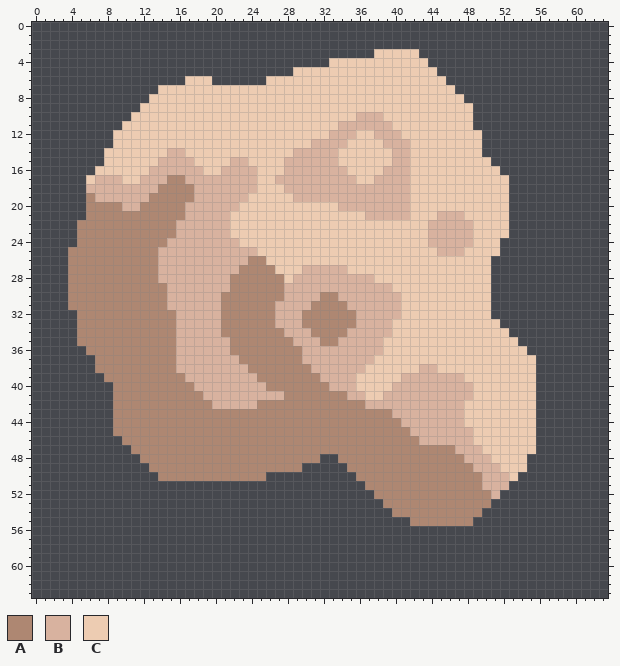
Pixel-art sprite: main/assets-raw/sprites/blocks/environment/walls/feldspar-outcrop1.png. The picture above was drawn from the file before the commit.
The file is 64x64 pixels.
Palette (. is transparent): A #ae8772  B #d8b29f  C #edccb2
Pixels before (only the part around the change), first column x 0:
 0 ................................................................
 1 ................................................................
 2 ................................................................
 3 ......................................CCCCC.....................
 4 .................................CCCCCCCCCCC....................
 5 .............................CCCCCCCCCCCCCCCC...................
 6 .................CCC......CCCCCCCCCCCCCCCCCCCC..................
 7 ..............CCCCCCCCCCCCCCCCCCCCCCCCCCCCCCCCC.................
 8 .............CCCCCCCCCCCCCCCCCCCCCCCCCCCCCCCCCCC................
 9 ............CCCCCCCCCCCCCCCCCCCCCCCCCCCCCCCCCCCCC...............
10 ...........CCCCCCCCCCCCCCCCCCCCCCCCCBBBCCCCCCCCCC...............
11 ..........CCCCCCCCCCCCCCCCCCCCCCCCBBBBBBCCCCCCCCC...............
12 .........CCCCCCCCCCCCCCCCCCCCCCCCBBBCCBBBCCCCCCCCC..............
13 .........CCCCCCCCCCCCCCCCCCCCCCBBBBCCCCBBBCCCCCCCC..............
14 ........CCCCCCCBBCCCCCCCCCCCCBBBBBCCCCCCBBCCCCCCCC..............
15 ........CCCCCCBBBBCCCCBBCCCCBBBBBBCCCCCCBBCCCCCCCCC.............
16 .......CCCCCCBBBBBBCCBBBBCCCBBBBBBBCCCCBBBCCCCCCCCCC............
17 ......CBBBCCBBBAABBBBBBBBCCBBBBBBBBBCCBBBBCCCCCCCCCCC...........
18 ......BBBBBBBBAAAABBBBBBBCCCBBBBBBBBBBBBBBCCCCCCCCCCC...........
19 ......ABBBBBBAAAAABBBBBBCCCCCBBBBBBBBBBBBBCCCCCCCCCCC...........
20 ......AAAABBAAAAABBBBBBCCCCCCCCCCCBBBBBBBBCCCCCCCCCCC...........
21 ......AAAAAAAAAAABBBBBCCCCCCCCCCCCCCCBBBBBCCCBBBCCCCC...........
22 .....AAAAAAAAAAABBBBBBCCCCCCCCCCCCCCCCCCCCCCBBBBBCCCC...........
23 .....AAAAAAAAAAABBBBBBCCCCCCCCCCCCCCCCCCCCCCBBBBBCCCC...........
24 .....AAAAAAAAAABBBBBBBBCCCCCCCCCCCCCCCCCCCCCBBBBBCCC............
25 ....AAAAAAAAAABBBBBBBBBBBCCCCCCCCCCCCCCCCCCCCBBBCCCC............
26 ....AAAAAAAAAABBBBBBBBBBAACCCCCCCCCCCCCCCCCCCCCCCCC.............
27 ....AAAAAAAAAABBBBBBBBBAAAACCCBBBBBCCCCCCCCCCCCCCCC.............
28 ....AAAAAAAAAABBBBBBBBAAAAAACBBBBBBBBBCCCCCCCCCCCCC.............
29 ....AAAAAAAAAAABBBBBBBAAAAAABBBBBBBBBBBBCCCCCCCCCCC.............
30 ....AAAAAAAAAAABBBBBBAAAAAAABBBBAABBBBBBBCCCCCCCCCC.............
31 ....AAAAAAAAAAABBBBBBAAAAAABBBBAAAABBBBBBCCCCCCCCCC.............
32 .....AAAAAAAAAAABBBBBAAAAAABBBAAAAAABBBBBCCCCCCCCCC.............
33 .....AAAAAAAAAAABBBBBAAAAAABBBAAAAAABBBBCCCCCCCCCCCC............
34 .....AAAAAAAAAAABBBBBAAAAAAABBBAAAABBBBBCCCCCCCCCCCCC...........
35 .....AAAAAAAAAAABBBBBBAAAAAAABBBAABBBBBCCCCCCCCCCCCCCC..........
36 ......AAAAAAAAAABBBBBBAAAAAAAABBBBBBBBBCCCCCCCCCCCCCCCC.........
37 .......AAAAAAAAABBBBBBBAAAAAAABBBBBBBBCCCCCCCCCCCCCCCCCC........
38 .......AAAAAAAAABBBBBBBBAAAAAAABBBBBBCCCCCCBBCCCCCCCCCCC........
39 ........AAAAAAAAABBBBBBBBAAAAAAABBBBCCCCCBBBBBBBCCCCCCCC........
40 .........AAAAAAAAABBBBBBBBAAAAAAABBBCCCCBBBBBBBBBCCCCCCC........
41 .........AAAAAAAAAABBBBBBBBBAAAAAAABBCCBBBBBBBBBBCCCCCCC........
42 .........AAAAAAAAAAABBBBBAAAAAAAAAAAABBBBBBBBBBBCCCCCCCC........
43 .........AAAAAAAAAAAAAAAAAAAAAAAAAAAAAAABBBBBBBBCCCCCCCC........
44 .........AAAAAAAAAAAAAAAAAAAAAAAAAAAAAAAABBBBBBBCCCCCCCC........
45 .........AAAAAAAAAAAAAAAAAAAAAAAAAAAAAAAAABBBBBBBCCCCCCC........
46 ..........AAAAAAAAAAAAAAAAAAAAAAAAAAAAAAAAABBBBBBCCCCCCC........
47 ...........AAAAAAAAAAAAAAAAAAAAAAAAAAAAAAAAAAAABBBCCCCCC........
48 ............AAAAAAAAAAAAAAAAAAAA..AAAAAAAAAAAAAABBBCCCC.........
49 .............AAAAAAAAAAAAAAAAA.....AAAAAAAAAAAAAABBBCCC.........
50 ..............AAAAAAAAAAAA..........AAAAAAAAAAAAAABBBC..........
51 .....................................AAAAAAAAAAAAABBB...........
52 ......................................AAAAAAAAAAAAAB............
53 .......................................AAAAAAAAAAAA.............
54 ........................................AAAAAAAAAA..............
55 ..........................................AAAAAAA...............
56 ................................................................
57 ................................................................
58 ................................................................
59 ................................................................
60 ................................................................
61 ................................................................
62 ................................................................
63 ................................................................
And afterwards:
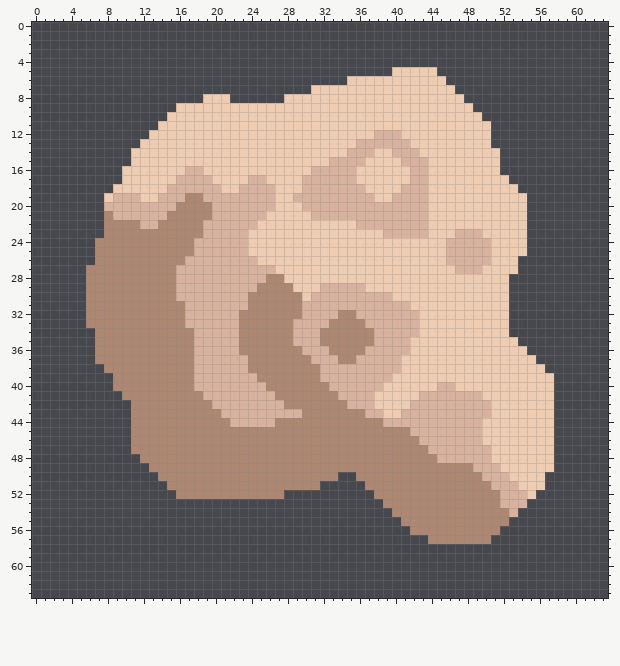
Commit: cuprite chunk shadows and feldspar outcrop
Edits made:
y 3: x 38..42 CCCCC -> .....
y 4: x 33..43 CCCCCCCCCCC -> ...........
y 5: x 29..39 CCCCCCCCCCC -> ...........
y 6: x 17..19 CCC -> ...; x 26..34 CCCCCCCCC -> .........
y 7: x 14..30 CCCCCCCCCCCCCCCCC -> .................
y 8: x 13..18 CCCCCC -> ......; x 22..27 CCCCCC -> ......
y 9: x 12..15 CCCC -> ....
y 10: x 11..14 CCCC -> ....; x 36..38 BBB -> CCC; x 49 . -> C
y 11: x 10..13 CCCC -> ....; x 34..39 BBBBBB -> CCCCCC; x 49..50 .. -> CC
y 12: x 9..12 CCCC -> ....; x 33..35 BBB -> CCC; x 50 . -> C
y 13: x 9..11 CCC -> ...; x 31..34 BBBB -> CCCC; x 36..38 CCC -> BBB; x 50 . -> C
y 14: x 8..10 CCC -> ...; x 15..16 BB -> CC; x 29..33 BBBBB -> CCCCC; x 35..37 CCC -> BBB; x 42 C -> B; x 50..51 .. -> CC
y 15: x 8..10 CCC -> ...; x 14..17 BBBB -> CCCC; x 22..23 BB -> CC; x 28..32 BBBBB -> CCCCC; x 34..36 CCC -> BBB; x 40 B -> C; x 42..43 CC -> BB; x 51 . -> C
y 16: x 7..9 CCC -> ...; x 13..16 BBBB -> CCCC; x 21..24 BBBB -> CCCC; x 28..30 BBB -> CCC; x 35 C -> B; x 39..43 BBBCC -> CCCBB
y 17: x 6..9 CBBB -> ....; x 12..16 BBBAA -> CCCCB; x 20..23 BBBB -> CCCC; x 25 C -> B; x 27..29 BBB -> CCC; x 38..43 BBBBCC -> CCCCBB
y 18: x 6..17 BBBBBBBBAAAA -> ...CCCCCCBBB; x 21..22 BB -> CC; x 25..26 CC -> BB; x 28..29 BB -> CC; x 37..40 BBBB -> CCCC; x 42..43 CC -> BB; x 53 . -> C
y 19: x 6..8 ABB -> ..C; x 12..16 BAAAA -> CCBBB; x 18 B -> A; x 24..26 CCC -> BBB; x 38..39 BB -> CC; x 42..43 CC -> BB; x 53..54 .. -> CC
y 20: x 6..9 AAAA -> ..BB; x 12..15 AAAA -> BBBB; x 17..19 BBB -> AAA; x 23..26 CCCC -> BBBB; x 30..33 CCCC -> BBBB; x 42..43 CC -> BB; x 53..54 .. -> CC
y 21: x 6..7 AA -> ..; x 9..14 AAAAAA -> BBBBBB; x 17..19 BBB -> AAA; x 22..25 CCCC -> BBBB; x 31..36 CCCCCC -> BBBBBB; x 42..43 CC -> BB; x 45..47 BBB -> CCC; x 53..54 .. -> CC
y 22: x 5..7 AAA -> ...; x 12..13 AA -> BB; x 16..18 BBB -> AAA; x 22..24 CCC -> BBB; x 36..48 CCCCCCCCBBBBB -> BBBBBBBBCCCCC; x 53..54 .. -> CC
y 23: x 5..7 AAA -> ...; x 16..18 BBB -> AAA; x 22..23 CC -> BB; x 39..46 CCCCCBBB -> BBBBBCCC; x 49 C -> B; x 53..54 .. -> CC
y 24: x 5..6 AA -> ..; x 15..17 BBB -> AAA; x 23 C -> B; x 44..45 BB -> CC; x 49..50 CC -> BB; x 52..54 ... -> CCC
y 25: x 4..6 AAA -> ...; x 14..17 BBBB -> AAAA; x 24 B -> C; x 45 B -> C; x 48..50 CCC -> BBB; x 52..54 ... -> CCC
y 26: x 4..6 AAA -> ...; x 14..16 BBB -> AAA; x 24..25 AA -> BC; x 46..53 CCCCC... -> BBBBBCCC
y 27: x 4..5 AA -> ..; x 14..15 BB -> AA; x 23..26 AAAA -> BBBB; x 30..34 BBBBB -> CCCCC; x 47..49 CCC -> BBB; x 51..53 ... -> CCC
y 28: x 4..5 AA -> ..; x 14..15 BB -> AA; x 22..25 AAAA -> BBBB; x 29..37 BBBBBBBBB -> CCCCCCCCC; x 51..52 .. -> CC
y 29: x 4..5 AA -> ..; x 15 B -> A; x 22..24 AAA -> BBB; x 28..31 BBBB -> ACCC; x 37..39 BBB -> CCC; x 51..52 .. -> CC
y 30: x 4..5 AA -> ..; x 15 B -> A; x 21..23 AAA -> BBB; x 28..30 BBB -> AAC; x 32..33 AA -> BB; x 40 B -> C; x 51..52 .. -> CC
y 31: x 4..5 AA -> ..; x 15..16 BB -> AA; x 21..23 AAA -> BBB; x 27..29 BBB -> AAA; x 31..34 AAAA -> BBBB; x 41 C -> B; x 51..52 .. -> CC
y 32: x 5 A -> .; x 16 B -> A; x 21..22 AA -> BB; x 27..33 BBBAAAA -> AAABBBB; x 41..42 CC -> BB; x 51..52 .. -> CC
y 33: x 5 A -> .; x 16 B -> A; x 21..22 AA -> BB; x 27..28 BB -> AA; x 30..32 AAA -> BBB; x 36 B -> A; x 40..42 CCC -> BBB; x 52 . -> C
y 34: x 5..6 AA -> ..; x 16..17 BB -> AA; x 21..22 AA -> BB; x 28 B -> A; x 31 A -> B; x 35..37 BBB -> AAA; x 40..42 CCC -> BBB
y 35: x 5..6 AA -> ..; x 16..17 BB -> AA; x 22 A -> B; x 34..37 BBBB -> AAAA; x 39..41 CCC -> BBB
y 36: x 6 A -> .; x 16..17 BB -> AA; x 22 A -> B; x 33..36 BBBB -> AAAA; x 39..41 CCC -> BBB
y 37: x 16..17 BB -> AA; x 23 A -> B; x 30 B -> A; x 34..35 BB -> AA; x 38..40 CCC -> BBB
y 38: x 7 A -> .; x 16..17 BB -> AA; x 31 B -> A; x 37..40 CCCC -> BBBB; x 43..44 BB -> CC; x 56 . -> C
y 39: x 8 A -> .; x 17 B -> A; x 36..39 CCCC -> BBBB; x 41..47 BBBBBBB -> CCCCCCC; x 56..57 .. -> CC
y 40: x 36..38 CCC -> BBB; x 40..44 BBBBB -> CCCCC; x 47..48 BB -> CC; x 56..57 .. -> CC
y 41: x 9 A -> .; x 27 B -> A; x 34 A -> B; x 37 C -> B; x 39..42 BBBB -> CCCC; x 49 C -> B; x 56..57 .. -> CC
y 42: x 9..10 AA -> ..; x 25..27 AAA -> BBB; x 35..36 AA -> BB; x 38..41 BBBB -> CCCC; x 48..50 CCC -> BBB; x 56..57 .. -> CC
y 43: x 9..10 AA -> ..; x 21..29 AAAAAAAAA -> BBBBBBBBB; x 37..40 AAAB -> BBCC; x 48..50 CCC -> BBB; x 56..57 .. -> CC
y 44: x 9..10 AA -> ..; x 22..26 AAAAA -> BBBBB; x 39..40 AA -> BB; x 48..49 CC -> BB; x 56..57 .. -> CC
y 45: x 9..10 AA -> ..; x 49 C -> B; x 56..57 .. -> CC
y 46: x 10 A -> .; x 49 C -> B; x 56..57 .. -> CC
y 47: x 44..46 AAA -> BBB; x 50 C -> B; x 56..57 .. -> CC
y 48: x 32..33 .. -> AA; x 45..47 AAA -> BBB; x 55..57 ... -> CCC
y 49: x 30..34 ..... -> AAAAA; x 55..57 ... -> CCC
y 50: x 26..33 ........ -> AAAAAAAA; x 54..56 ... -> CCC
y 51: x 15..31 ................. -> AAAAAAAAAAAAAAAAA; x 50 B -> A; x 53..56 .... -> BCCC
y 52: x 16..27 ............ -> AAAAAAAAAAAA; x 51..55 B.... -> ABBBC
y 53: x 51..54 .... -> ABBB
y 54: x 50..53 .... -> AAAB
y 55: x 41 . -> A; x 49..52 .... -> AAAA
y 56: x 42..51 .......... -> AAAAAAAAAA
y 57: x 44..50 ....... -> AAAAAAA
Changed places in both pictures, as pixel boxes (x1, y1, x2, y2):
changed: (68, 49, 554, 544)
